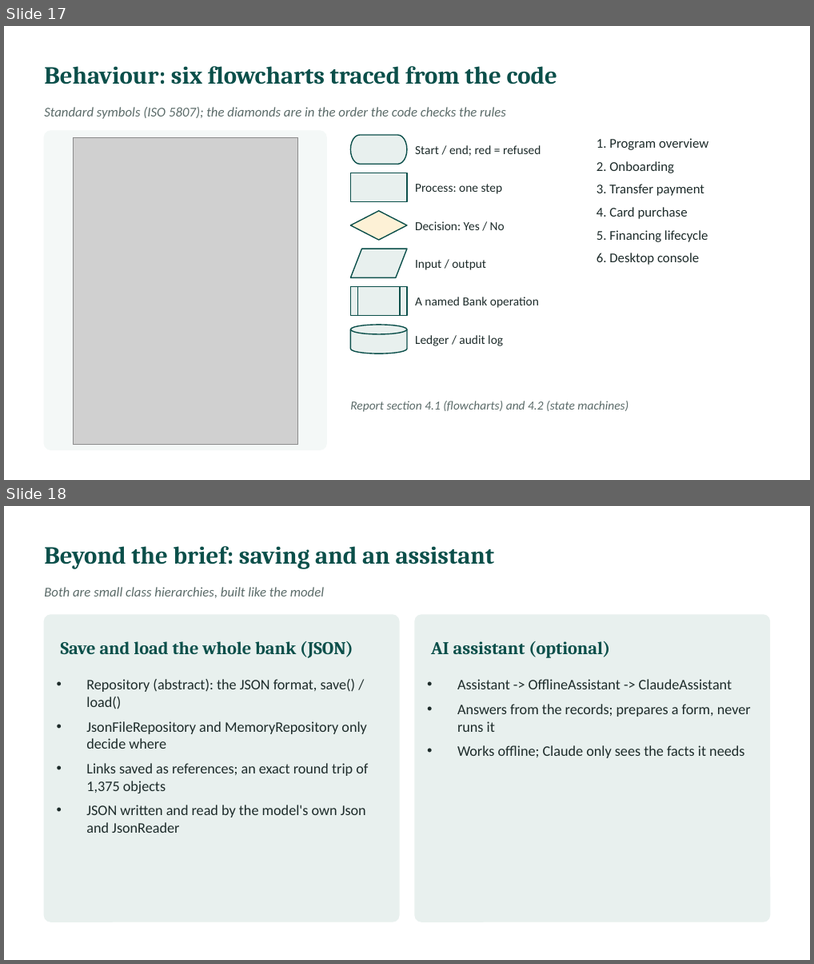
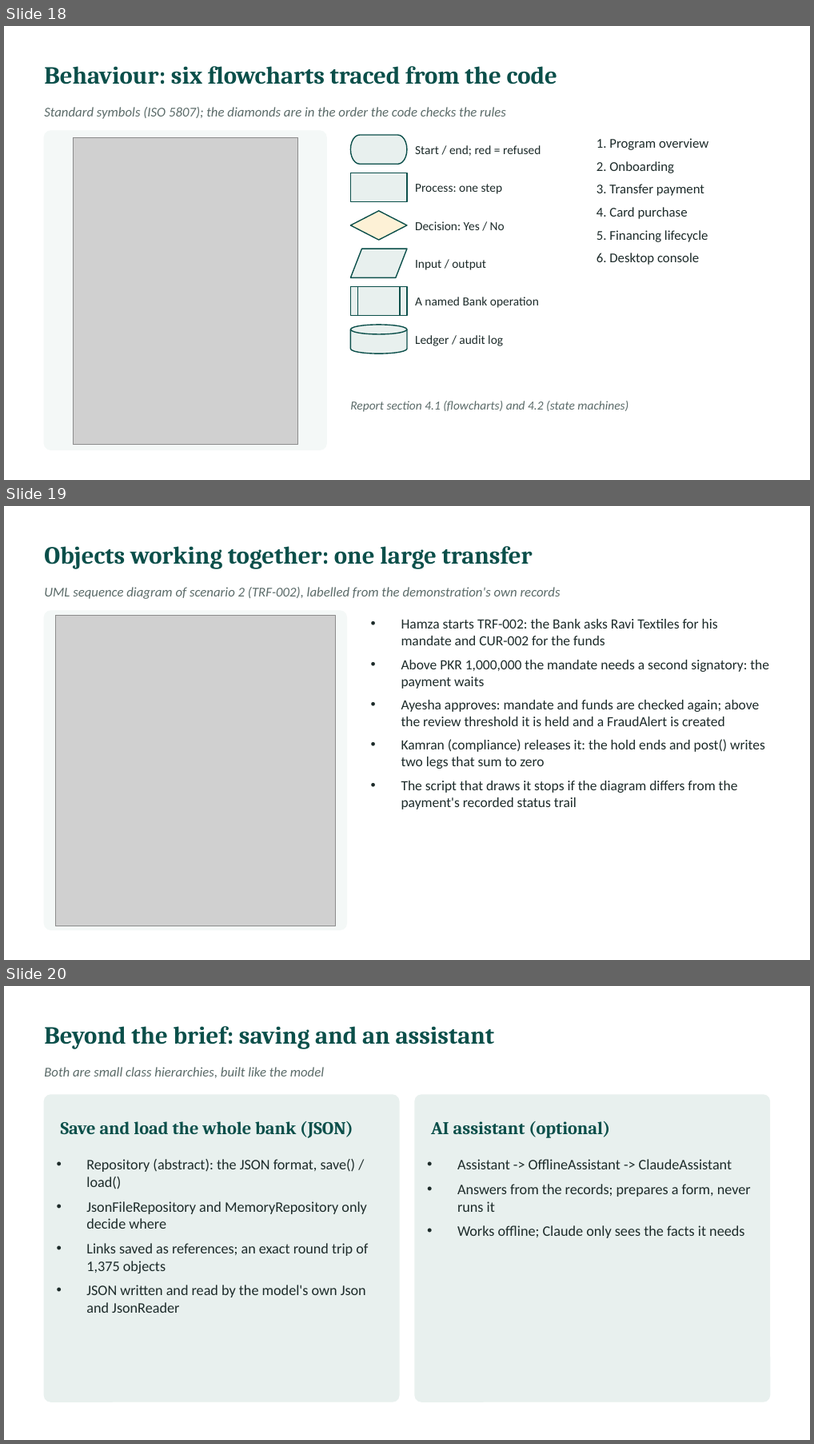
Before and after one commit to l255668-hash/commercial-banking, a slide deck: docs/Viva_Presentation.pptx. Shown one above the other, each under a label of ours: slides 17 and 18 before the commit, slides 18, 19 and 20 after it. The pictures are 814x964 and 814x1444 pixels, drawn with LibreOffice and Linux fonts; fonts in the diff are those of the drawing; grey boxes stand for pictures. Boxes give left, top, right and bottom in pixels: in the first picture for what was removed or moved away, otherwise in the second. Text is boxed around its words. In the diff, an @@ line names an element or a change of style, - is before the commit and + after.

```diff
--- a/docs/Viva_Presentation.pptx
+++ b/docs/Viva_Presentation.pptx
@@ slide 19 added at [4,506,810,960], background #FFFFFF @@
@@ text added at [44,546,533,569], 22 pt, text #0B4F4A, bold @@
+Objects working together: one large transfer
@@ text added at [44,587,561,599], 12 pt, text #5B6B69, italic @@
+UML sequence diagram of scenario 2 (TRF-002), labelled from the demonstration's own records
@@ rounded rectangle added at [44,611,346,929], fill #F4F8F7, outline #F4F8F7 1 pt @@
@@ picture added at [56,615,336,925] @@
@@ text added at [402,619,770,809], 12.5 pt, text #1D2B2A @@
+• Hamza starts TRF-002: the Bank asks Ravi Textiles for his mandate and CUR-002 for the funds
+• Above PKR 1,000,000 the mandate needs a second signatory: the payment waits
+• Ayesha approves: mandate and funds are checked again; above the review threshold it is held and a FraudAlert is created
+• Kamran (compliance) releases it: the hold ends and post() writes two legs that sum to zero
+• The script that draws it stops if the diagram differs from the payment's recorded status trail
@@ what was slide 17 is now slide 18 @@
@@ what was slide 18 is now slide 20 @@
```
Also in this commit, not shown: 3 slides changed, 1 other slide added, 28 other files.
